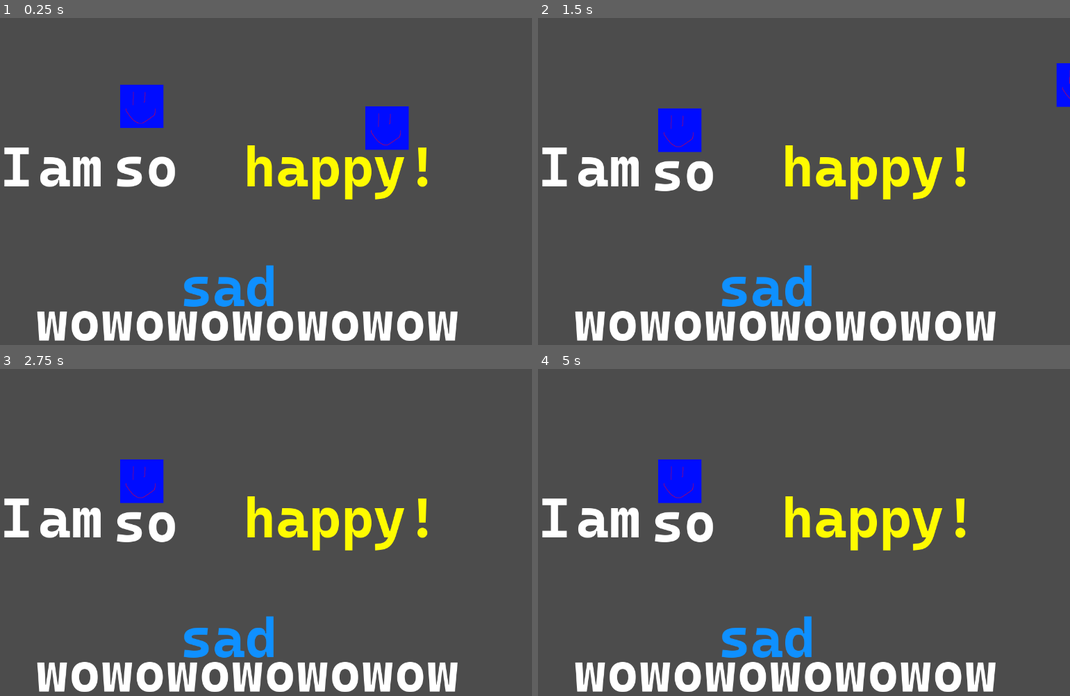
Above: before the commit, frames 1-4 (two rows, left to right).
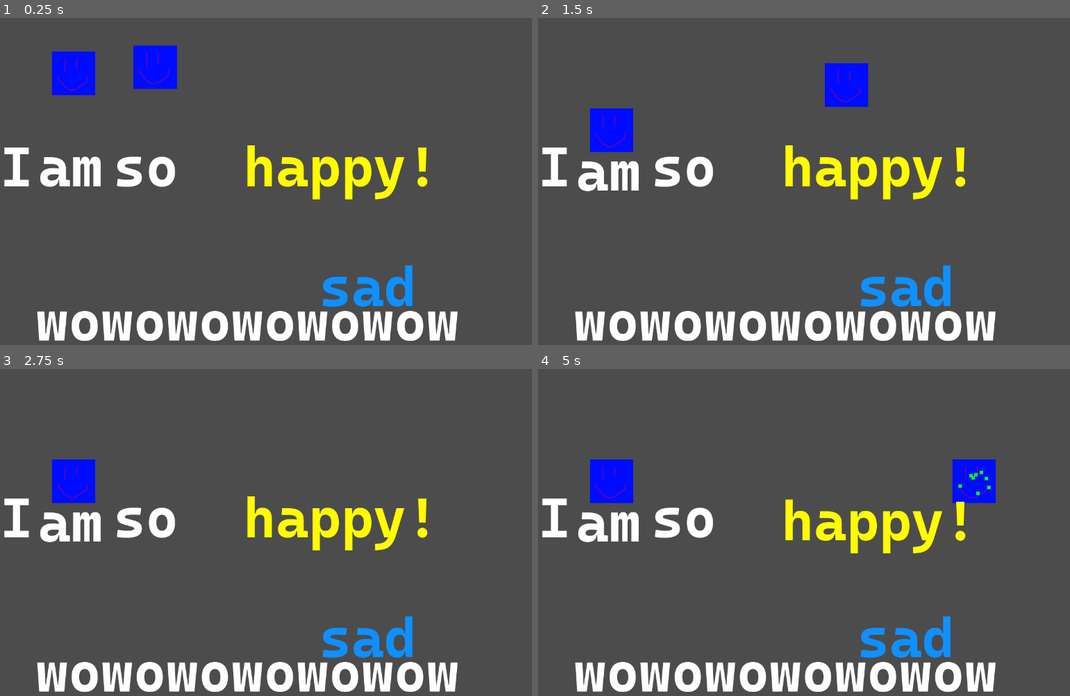
Above: after the commit, the same moments.

Repository: NitroGuy10/Chillennium2023
Game: Godot game, scene res://assets/Levels/Test_Level.tscn
The game is run twice, just before and just after one commit, with the same random seed, the same clock (stepped at 60 frames per second) and the same inputs.
Inputs:
- Up to frame 1 (0.25 s): no input
- Up to frame 2 (1.5 s): hold Right (ui_right) from 0.53 s (still down); tap Up (ui_up) at 0.6, 0.77, 1.07, 1.35 s
- Up to frame 3 (2.75 s): tap Up (ui_up) at 1.52, 1.82, 2.1 s; release Right (ui_right) at 2.03 s; hold Left (ui_left) from 2.03 s (still down)
- Up to frame 4 (5 s): tap Enter at 2.75 s; release Left (ui_left) at 2.78 s; hold Right (ui_right) 2.78-4.28 s; tap Up (ui_up) at 2.85, 3.02, 3.32, 3.6, 3.77, 4.07, 4.35, 4.52, 4.82 s; tap Space at 4.25 s; hold Left (ui_left) from 4.28 s (still down)

The runs differ from the first frame. In frame 1, 6.3% of the frame differs, in the area x 9-78%, y 8-89%; in frame 2, 6.7%; in frame 3, 5.2%; in frame 4, 7.2%, in the area x 7-87%, y 27-89%.

Commit message:
Impart emotions

Diff:
--- a/assets/Levels/Test_Level.tscn
+++ b/assets/Levels/Test_Level.tscn
@@ -7,11 +7,11 @@
 [node name="Test_Level" type="Node2D"]
 
 [node name="Player" parent="." instance=ExtResource( 1 )]
-position = Vector2( 946, 218 )
+position = Vector2( 412, 78 )
 scale = Vector2( 0.5, 0.5 )
 
 [node name="Player2" parent="." instance=ExtResource( 1 )]
-position = Vector2( 381, 168 )
+position = Vector2( 224, 92 )
 scale = Vector2( 0.5, 0.5 )
 isPlayer2 = true
 
@@ -26,9 +26,6 @@
 
 [node name="CollisionStuff" parent="WordPlatformInteractable" index="1"]
 scale = Vector2( 0.17, 1 )
-
-[node name="CollisionShape2D" parent="WordPlatformInteractable/CollisionStuff/StaticBody2D" index="0"]
-position = Vector2( 185.5, 44.5 )
 
 [node name="WordPlatformInteractable2" parent="." instance=ExtResource( 4 )]
 position = Vector2( 146, 326 )
@@ -57,9 +54,6 @@
 position = Vector2( 0.186, 0 )
 scale = Vector2( 0.409999, 1 )
 
-[node name="CollisionShape2D" parent="WordPlatformInteractable2/CollisionStuff/StaticBody2D" index="0"]
-position = Vector2( 185.5, 44.5 )
-
 [node name="WordPlatformInteractable3" parent="." instance=ExtResource( 4 )]
 position = Vector2( 319, 326 )
 __meta__ = {
@@ -87,9 +81,6 @@
 position = Vector2( 0.186, 0 )
 scale = Vector2( 0.41, 1 )
 
-[node name="CollisionShape2D" parent="WordPlatformInteractable3/CollisionStuff/StaticBody2D" index="0"]
-position = Vector2( 185.5, 44.5 )
-
 [node name="WordPlatformInteractable4" parent="." instance=ExtResource( 4 )]
 position = Vector2( 619, 326 )
 __meta__ = {
@@ -106,21 +97,26 @@
 
 [node name="Area2D" parent="WordPlatformInteractable4/CollisionStuff" index="0"]
 scale = Vector2( 0.808999, 0.808999 )
+impartEmotion = true
 
-[node name="CollisionShape2D" parent="WordPlatformInteractable4/CollisionStuff/StaticBody2D" index="0"]
-position = Vector2( 185.5, 44.5 )
+[node name="CollisionShape2D" parent="WordPlatformInteractable4/CollisionStuff/Area2D" index="0"]
+position = Vector2( 231.706, 34.6107 )
+scale = Vector2( 1.21815, 1 )
 
 [node name="PushableWord" parent="." instance=ExtResource( 2 )]
-position = Vector2( 473, 540 )
+position = Vector2( 793, 571 )
 scale = Vector2( 1.00516, 1 )
+__meta__ = {
+"_edit_group_": true
+}
+
+[node name="CollisionShape2D" parent="PushableWord/RigidBody2D" index="0"]
+position = Vector2( 107.5, 44.5 )
+scale = Vector2( 0.64185, 1 )
 
 [node name="RichTextLabel" parent="PushableWord/RigidBody2D/WordPlatformText" index="0"]
 custom_colors/default_color = Color( 0.0588235, 0.564706, 1, 1 )
 text = "sad"
-
-[node name="CollisionShape2D" parent="PushableWord/RigidBody2D" index="1"]
-position = Vector2( 107.5, 44.5 )
-scale = Vector2( 0.64185, 1 )
 
 [node name="WordPlatformInteractable5" parent="." instance=ExtResource( 4 )]
 position = Vector2( 141, 681 )
@@ -151,9 +147,6 @@
 position = Vector2( 0.186, 0 )
 scale = Vector2( 2.65, 1 )
 
-[node name="CollisionShape2D" parent="WordPlatformInteractable5/CollisionStuff/StaticBody2D" index="0"]
-position = Vector2( 185.5, 44.5 )
-
 [editable path="WordPlatformInteractable"]
 [editable path="WordPlatformInteractable/WordPlatformText"]
 [editable path="WordPlatformInteractable2"]
--- a/assets/Objects/Player.tscn
+++ b/assets/Objects/Player.tscn
@@ -1,8 +1,9 @@
-[gd_scene load_steps=6 format=2]
+[gd_scene load_steps=7 format=2]
 
 [ext_resource path="res://assets/Sprites/temp_player.png" type="Texture" id=1]
 [ext_resource path="res://assets/Objects/PlayerMovement.gd" type="Script" id=2]
 [ext_resource path="res://assets/Objects/Player.gd" type="Script" id=3]
+[ext_resource path="res://assets/Sprites/temp_platform.png" type="Texture" id=4]
 
 [sub_resource type="SpriteFrames" id=1]
 animations = [ {
@@ -25,5 +26,16 @@
 [node name="AnimatedSprite" type="AnimatedSprite" parent="PlayerKinematicBody2D"]
 frames = SubResource( 1 )
 
+[node name="CPUParticles2D" type="CPUParticles2D" parent="PlayerKinematicBody2D"]
+emitting = false
+texture = ExtResource( 4 )
+emission_shape = 2
+emission_rect_extents = Vector2( 20, 20 )
+direction = Vector2( 0, 0 )
+spread = 180.0
+gravity = Vector2( 0, 0 )
+initial_velocity = 88.0
+scale_amount = 0.04
+
 [node name="CollisionShape2D" type="CollisionShape2D" parent="PlayerKinematicBody2D"]
 shape = SubResource( 2 )
--- a/assets/Objects/PlayerMovement.gd
+++ b/assets/Objects/PlayerMovement.gd
@@ -7,9 +7,12 @@
 var isPlayer2 = false
 
 var jumpvelocity = 800.0
+var happyJumpVelocity = 1200.0
 var walkspeed = 100.0
 var horizontal_damping = 0.8
 var gravityscale = 1600.0
+
+var currentEmotion = "none"
 
 var velocity = Vector2()
 
@@ -21,8 +24,12 @@
 
 
 # Called every frame. 'delta' is the elapsed time since the previous frame.
-#func _process(delta):
-#	pass
+func _process(delta):
+	if currentEmotion == "happy":
+		$CPUParticles2D.emitting = true
+	else:
+		$CPUParticles2D.emitting = false
+
 
 func is_pressed_for_me(key_name: String):
 	if isPlayer2:
@@ -41,7 +48,10 @@
 
 	if is_on_floor():
 		if is_pressed_for_me("ui_up"):
-			velocity.y = -jumpvelocity
+			if currentEmotion == "happy":
+				velocity.y = -happyJumpVelocity
+			else:
+				velocity.y = -jumpvelocity
 		else:
 			velocity.y = 0
 	else:
--- a/assets/Objects/PushableWord.tscn
+++ b/assets/Objects/PushableWord.tscn
@@ -9,11 +9,11 @@
 
 [node name="RigidBody2D" type="RigidBody2D" parent="."]
 mode = 2
-mass = 66.52
+mass = 0.00102041
 gravity_scale = 42.92
-
-[node name="WordPlatformText" parent="RigidBody2D" instance=ExtResource( 1 )]
 
 [node name="CollisionShape2D" type="CollisionShape2D" parent="RigidBody2D"]
 position = Vector2( 173.5, 44.5 )
 shape = SubResource( 1 )
+
+[node name="WordPlatformText" parent="RigidBody2D" instance=ExtResource( 1 )]
--- a/assets/Objects/WordPlatformInteractableStaticBody2D.gd
+++ b/assets/Objects/WordPlatformInteractableStaticBody2D.gd
@@ -5,6 +5,8 @@
 # var a = 2
 # var b = "text"
 
+export var impartEmotion = false
+export var emotion = "happy"
 
 var pressed = false
 var text
@@ -27,3 +29,5 @@
 	for body in get_overlapping_bodies():
 		if "Player" in body.name:
 			pressed = true
+			if impartEmotion:
+				body.currentEmotion = emotion
